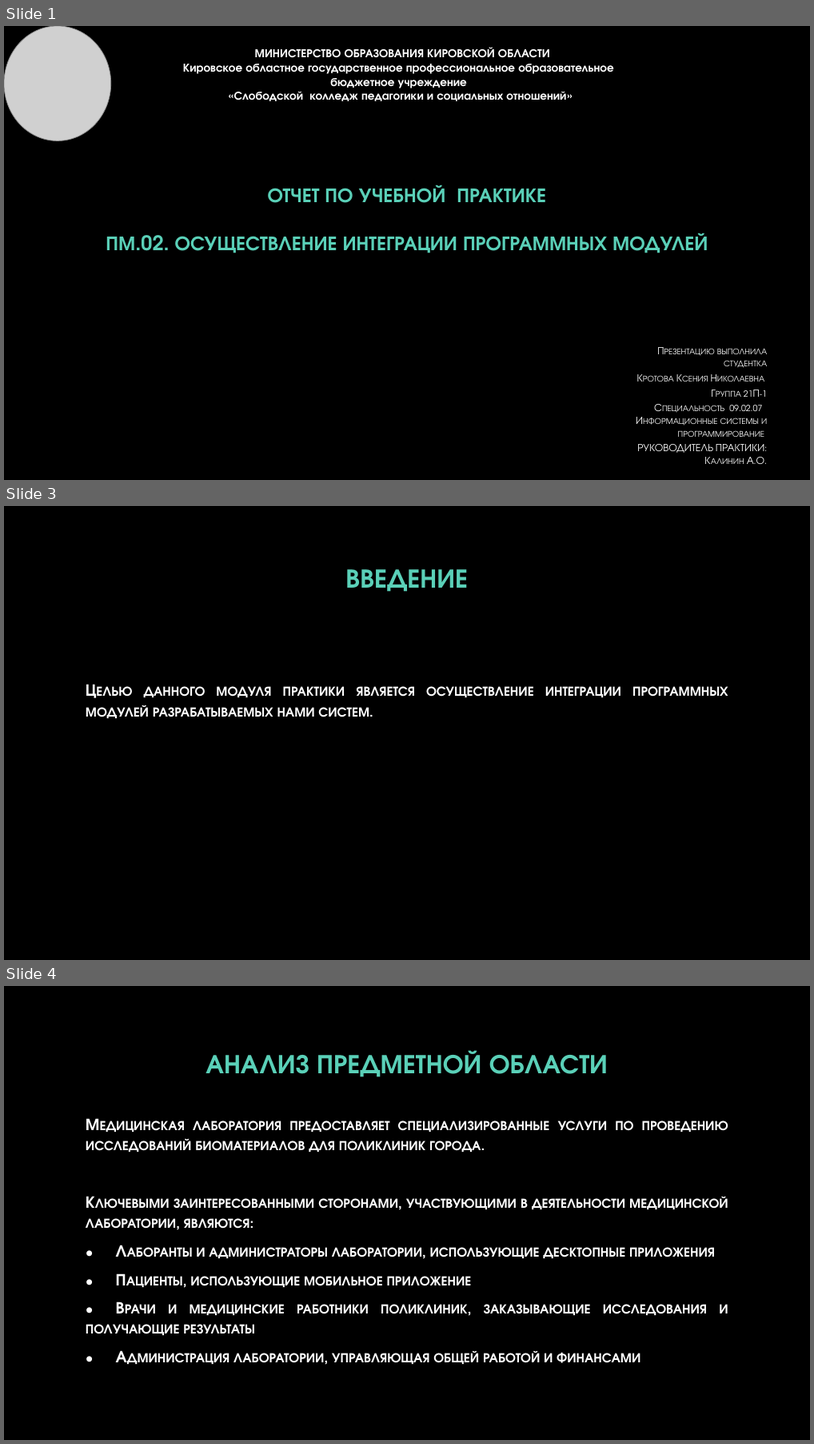
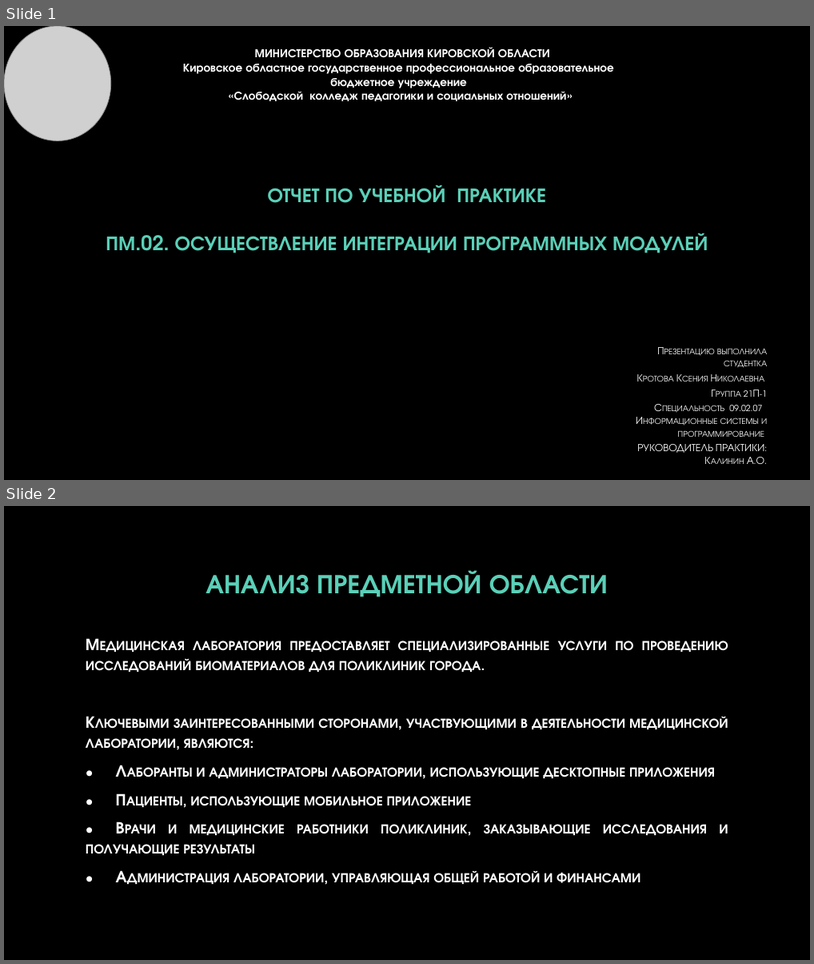
Before and after one commit to HoromiUzumaki/Practice_PM02, a slide deck: отчетная презентация по практике ПМ02.pptx. Shown one above the other, each under a label of ours: slides 1, 3 and 4 before the commit, slides 1 and 2 after it; the slides between them are not shown. The pictures are 814x1444 and 814x964 pixels, drawn with LibreOffice and Linux fonts; fonts in the diff are those of the drawing; grey boxes stand for pictures; background and template pictures are left out. Boxes give left, top, right and bottom in pixels: in the first picture for what was removed or moved away, otherwise in the second. Text is boxed around its words. In the diff, an @@ line names an element or a change of style, - is before the commit and + after.

```diff
--- a/отчетная презентация по практике ПМ02.pptx
+++ b/отчетная презентация по практике ПМ02.pptx
@@ slide 3 removed at [4, 506, 810, 960], background picture (left out) @@
@@ title removed at [346, 569, 468, 592] @@
-ВВЕДЕНИЕ
@@ text removed at [86, 686, 729, 718] @@
-Целью данного модуля практики является осуществление интеграции программных модулей разрабатываемых нами систем.
@@ what was slide 4 is now slide 2 @@
```
Also in this commit, not shown: 1 slide changed, 4 slides added, 6 other slides removed, 1 other file.
